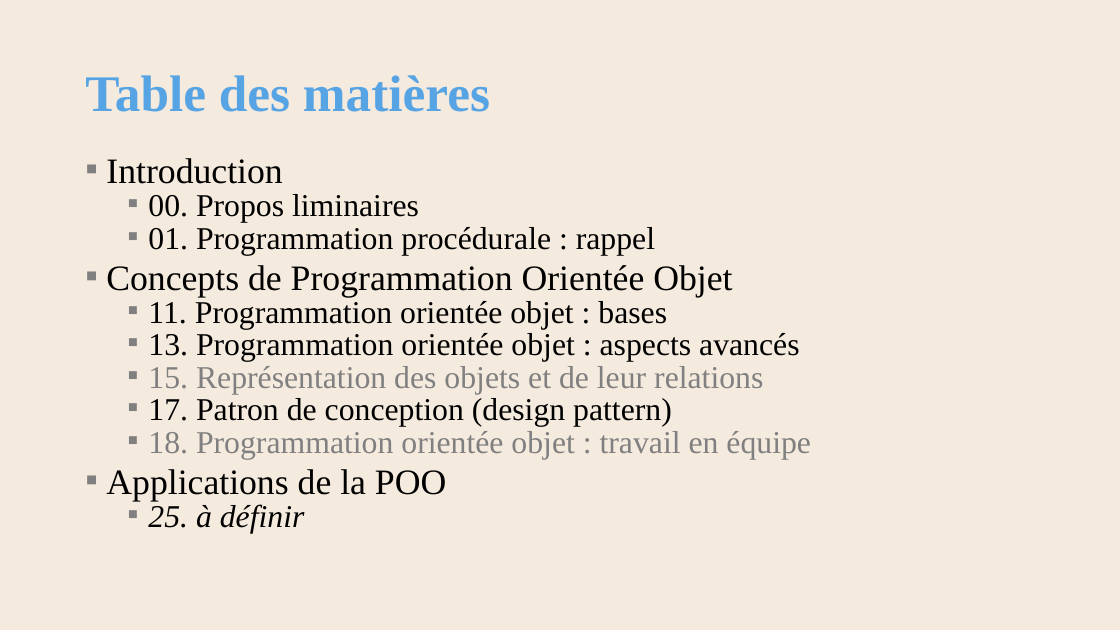
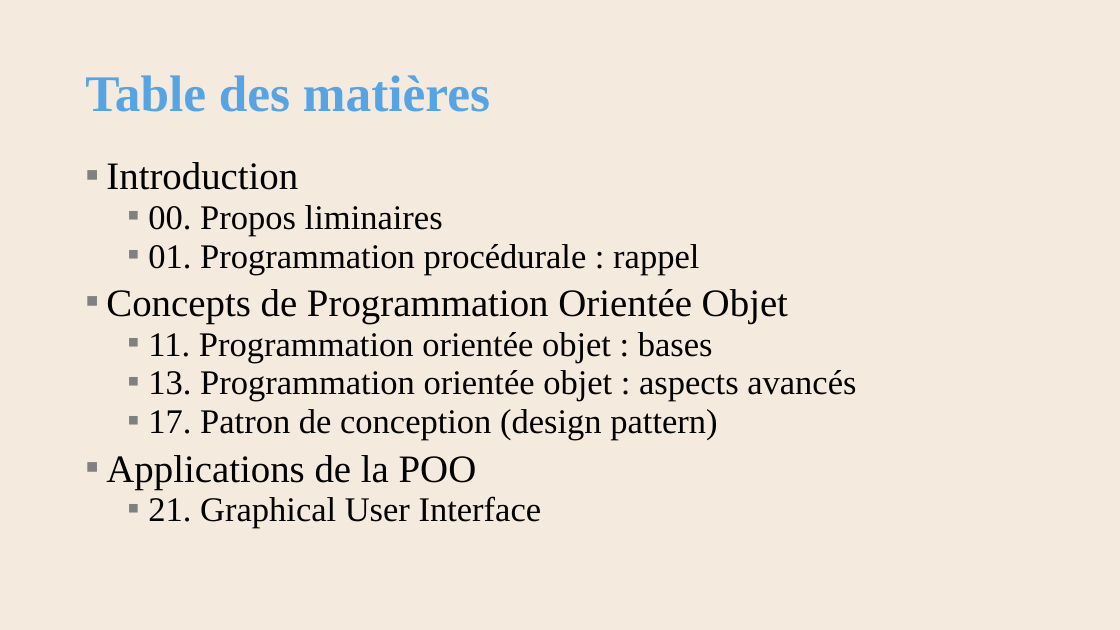
Before and after one commit to AlainWafflard/4IPO3, a slide deck: slide 7 of syllabus/main.pptx (slide 8 before the commit). Drawn at 1120x630 pixels with LibreOffice and Linux fonts; fonts in the diff are those of the drawing; background and template pictures are left out. Boxes give left, top, right and bottom in pixels: in the first picture for what was removed or moved away, otherwise in the second. Text is boxed around its words. In the diff, an @@ line names an element or a change of style, - is before the commit and + after.

```diff
--- a/syllabus/main.pptx
+++ b/syllabus/main.pptx
@@ text at <box>106,162,856,489</box>: size 30.6 to 33.3 pt in "Introduction", "Concepts de Programmation Orientée Objet", "Applications de la POO"; size 27.2 to 29.6 pt in "00. Propos liminaires", "01. Programmation procédurale : rappel", "11. Programmation orientée objet : bases", "13. Programmation orientée objet : aspects avancés" and 1 more places; line spacing 0.7 to 0.8 @@
@@ text at <box>148,366,763,394</box>: paragraph removed @@
-  ▪ 15. Représentation des objets et de leur relations
@@ text at <box>148,431,811,459</box>: paragraph removed @@
-  ▪ 18. Programmation orientée objet : travail en équipe
@@ text at <box>148,496,542,528</box>: text changed; size 27.2 to 29.6 pt; italic off @@
-  ▪ 25. à définir
+  ▪ 21. Graphical User Interface
```
Also in this commit, not shown: 4 other slides changed, 1 slide removed, 1 other file.
